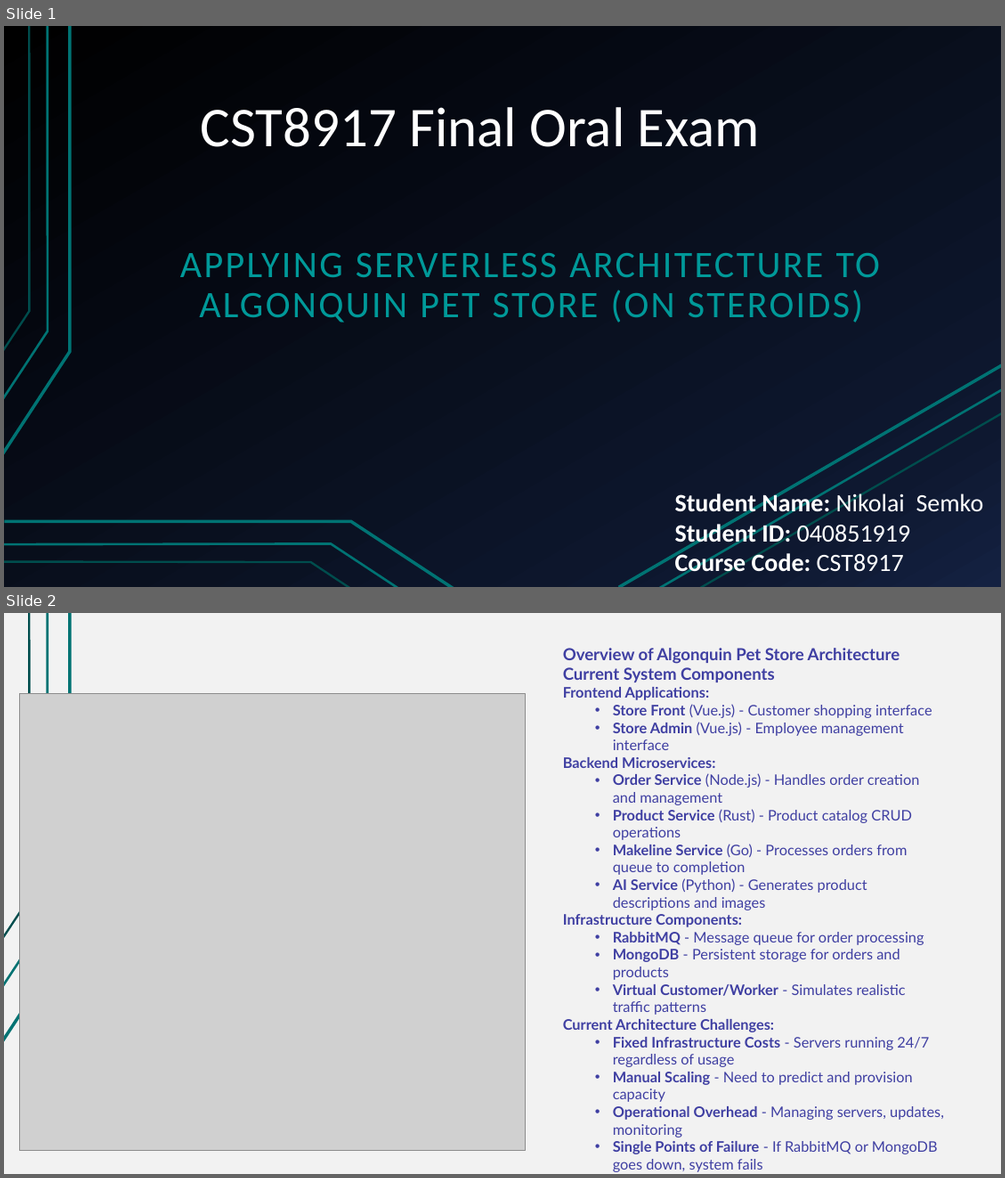
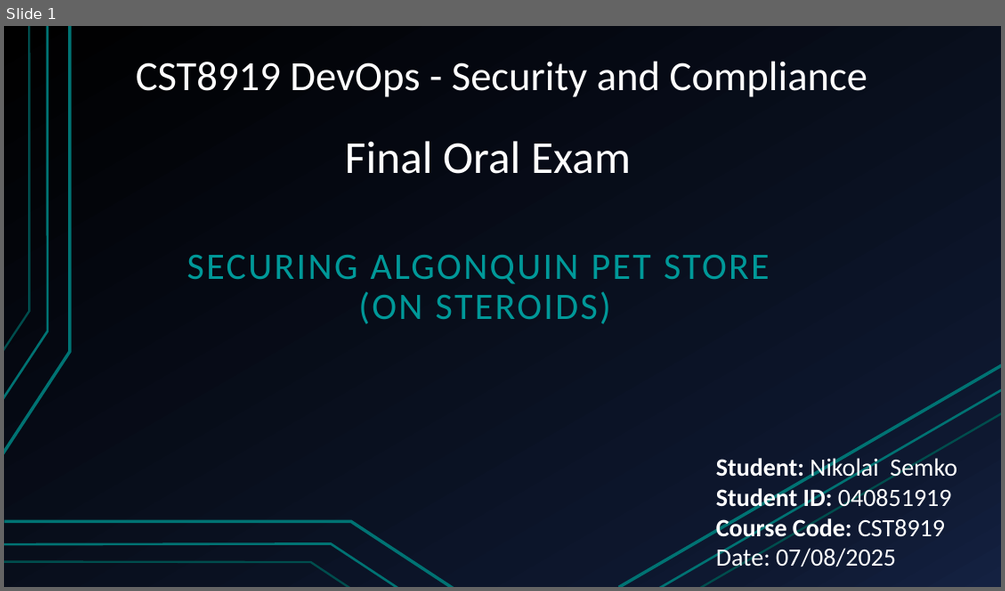
Before and after one commit to Nikolai-Semko/CST8919_Final_Oral_Exam, a slide deck: CST8919_Final_Oral_Exam_Presentation.pptx. Shown one above the other, each under a label of ours: slides 1 and 2 before the commit, slide 1 after it. The pictures are 1005x1178 and 1005x591 pixels, drawn with LibreOffice and Linux fonts; fonts in the diff are those of the drawing; grey boxes stand for pictures. Boxes give left, top, right and bottom in pixels: in the first picture for what was removed or moved away, otherwise in the second. Text is boxed around its words. In the diff, an @@ line names an element or a change of style, - is before the commit and + after.

```diff
--- a/CST8919_Final_Oral_Exam_Presentation.pptx
+++ b/CST8919_Final_Oral_Exam_Presentation.pptx
@@ slide 2 removed at (x1=4, y1=613, x2=1001, y2=1174), background #F2F2F2; not listed: 3 template elements that a slide beside it also shows @@
@@ text removed at (x1=563, y1=648, x2=944, y2=1172) @@
-Overview of Algonquin Pet Store Architecture
-Current System Components
-Frontend Applications:
-  • Store Front (Vue.js) - Customer shopping interface
-  • Store Admin (Vue.js) - Employee management interface
-Backend Microservices:
-  • Order Service (Node.js) - Handles order creation and management
-  • Product Service (Rust) - Product catalog CRUD operations
-  • Makeline Service (Go) - Processes orders from queue to completion
-  • AI Service (Python) - Generates product descriptions and images
-Infrastructure Components:
-  • RabbitMQ - Message queue for order processing
-  • MongoDB - Persistent storage for orders and products
-  • Virtual Customer/Worker - Simulates realistic traffic patterns
-Current Architecture Challenges:
-  • Fixed Infrastructure Costs - Servers running 24/7 regardless of usage
-  • Manual Scaling - Need to predict and provision capacity
-  • Operational Overhead - Managing servers, updates, monitoring
-  • Single Points of Failure - If RabbitMQ or MongoDB goes down, system fails
@@ picture removed at (x1=20, y1=693, x2=525, y2=1150) @@
@@ slide 1 changed as well @@
@@ title added at (x1=136, y1=61, x2=867, y2=97), 40 pt, text #FFFFFF @@
+CST8919 DevOps - Security and Compliance
@@ text "Final Oral Exam" at (x1=345, y1=141, x2=631, y2=174): vertical alignment bottom to top @@
@@ text at (x1=345, y1=141, x2=631, y2=174): text changed; size 54 to 44 pt @@
-CST8917 Final Oral Exam
+Final Oral Exam
@@ subtitle at (x1=187, y1=255, x2=769, y2=324): text changed @@
-APPLYING SERVERLESS ARCHITECTURE TO ALGONQUIN PET STORE (ON STEROIDS)
+SECURING ALGONQUIN PET STORE
+(ON STEROIDS)
@@ text at (x1=716, y1=455, x2=957, y2=572): text changed; bold off @@
-Student Name: Nikolai Semko
-Student ID: 040851919
-Course Code: CST8917
+Student: Nikolai Semko
+Student ID: 040851919
+Course Code: CST8919
+Date: 07/08/2025
```
Also in this commit, not shown: 9 slides added, 9 other slides removed, 1 other file.
